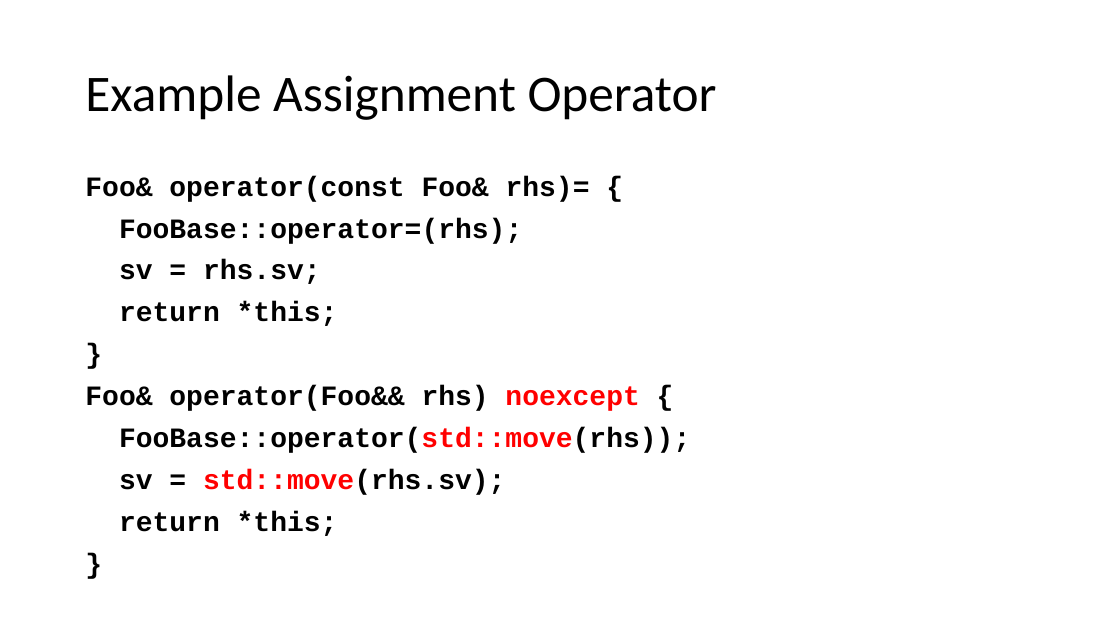
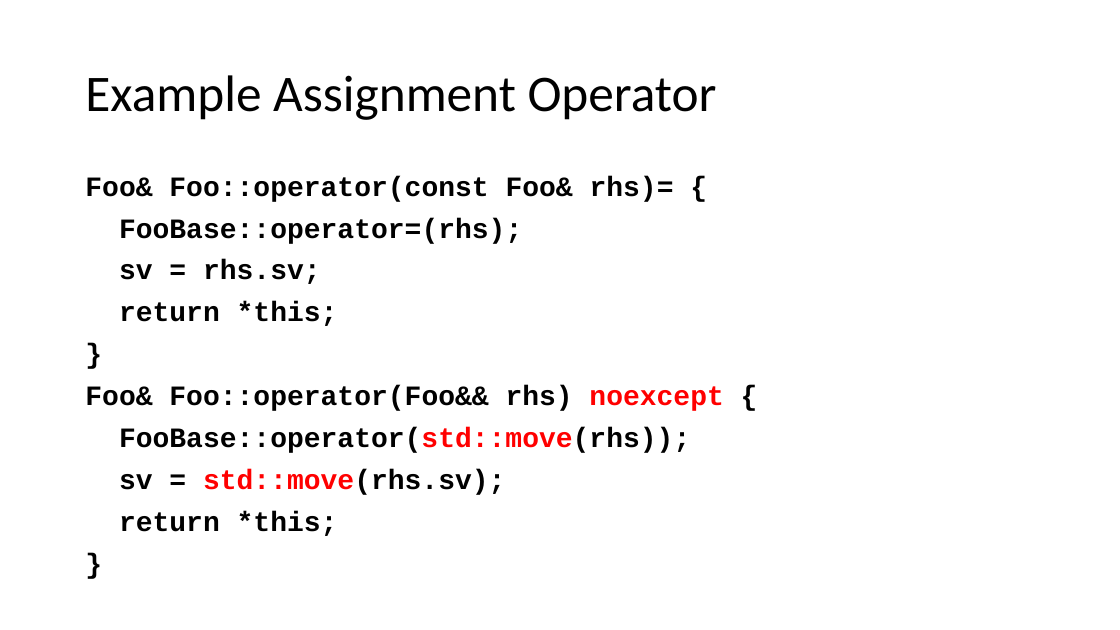
Before and after one commit to lissom/NYCCPP_MOVESEMANTICS, a slide deck: slide 23 of Cpp11-Move semantics.pptx. Drawn at 1120x630 pixels with LibreOffice and Linux fonts; fonts in the diff are those of the drawing. Boxes give left, top, right and bottom in pixels: in the first picture for what was removed or moved away, otherwise in the second. Text is boxed around its words. In the diff, an @@ line names an element or a change of style, - is before the commit and + after.

Commit message:
Update typos
There is still one I can't find.  One of the lines says "not" when it
shouldn't or vise versa.

```diff
--- a/Cpp11-Move semantics.pptx
+++ b/Cpp11-Move semantics.pptx
@@ text at box(85, 176, 674, 202): text changed @@
-Foo& operator(const Foo& rhs)= {
+Foo& Foo::operator(const Foo& rhs)= {
@@ text at box(85, 385, 723, 411): text changed @@
-Foo& operator(Foo&& rhs) noexcept {
+Foo& Foo::operator(Foo&& rhs) noexcept {
```
Also in this commit, not shown: 5 other slides changed.
